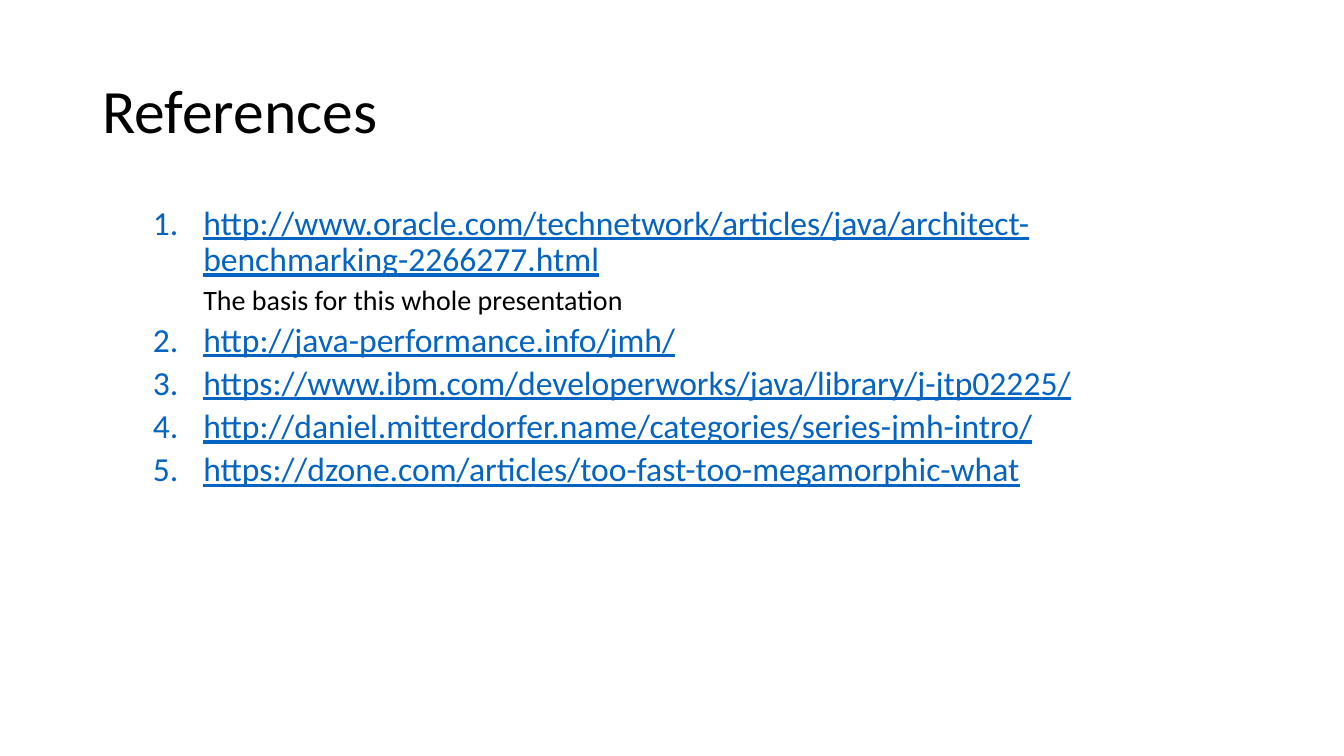
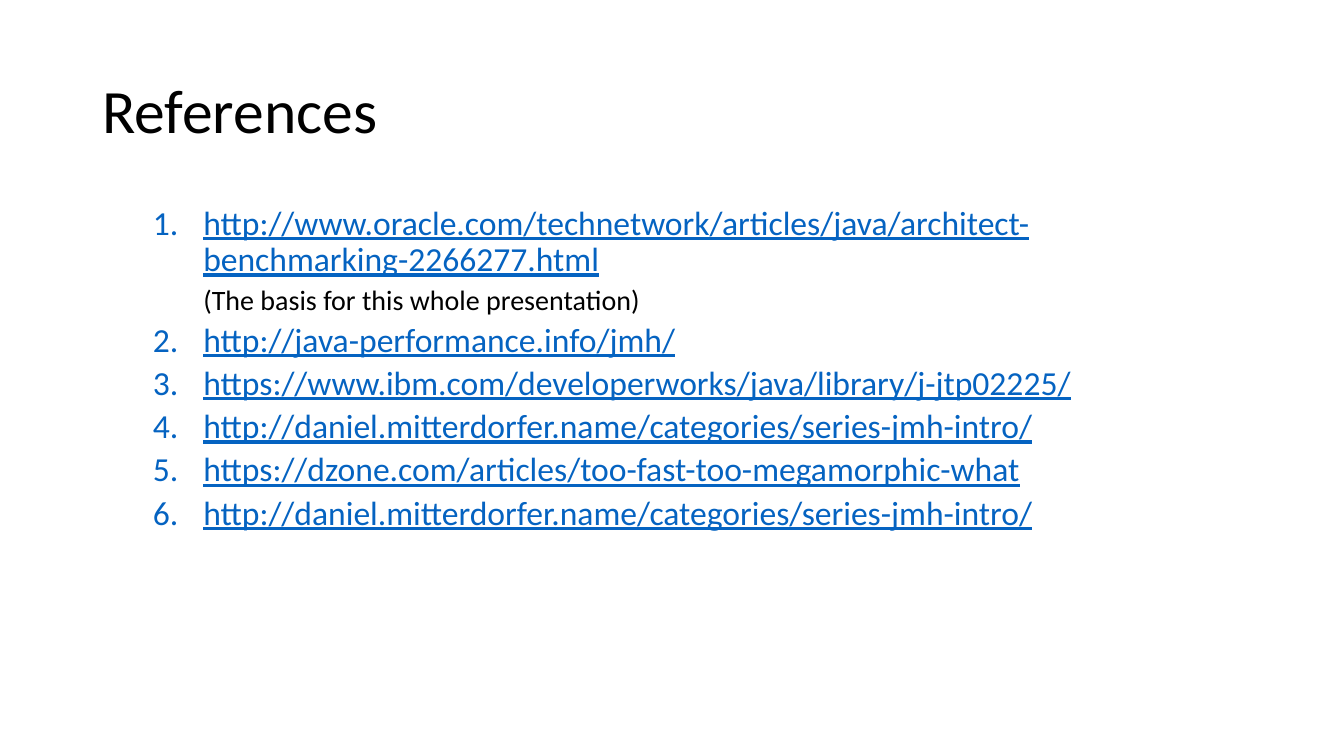
Before and after one commit to tresat/JMH-Presentation, a slide deck: slide 43 of doc/slides.pptx (slide 44 before the commit). Drawn at 1344x756 pixels with LibreOffice and Linux fonts; fonts in the diff are those of the drawing. Boxes give left, top, right and bottom in pixels: in the first picture for what was removed or moved away, otherwise in the second. Text is boxed around its words. In the diff, an @@ line names an element or a change of style, - is before the commit and + after.

```diff
--- a/doc/slides.pptx
+++ b/doc/slides.pptx
@@ text at [203, 289, 639, 315]: text changed @@
-    The basis for this whole presentation
+    (The basis for this whole presentation)
@@ text at [203, 501, 1032, 531]: paragraph added @@
+  6. http://daniel.mitterdorfer.name/categories/series-jmh-intro/
```
Also in this commit, not shown: 10 other slides changed, 7 slides added, 8 slides removed, 13 other files.
